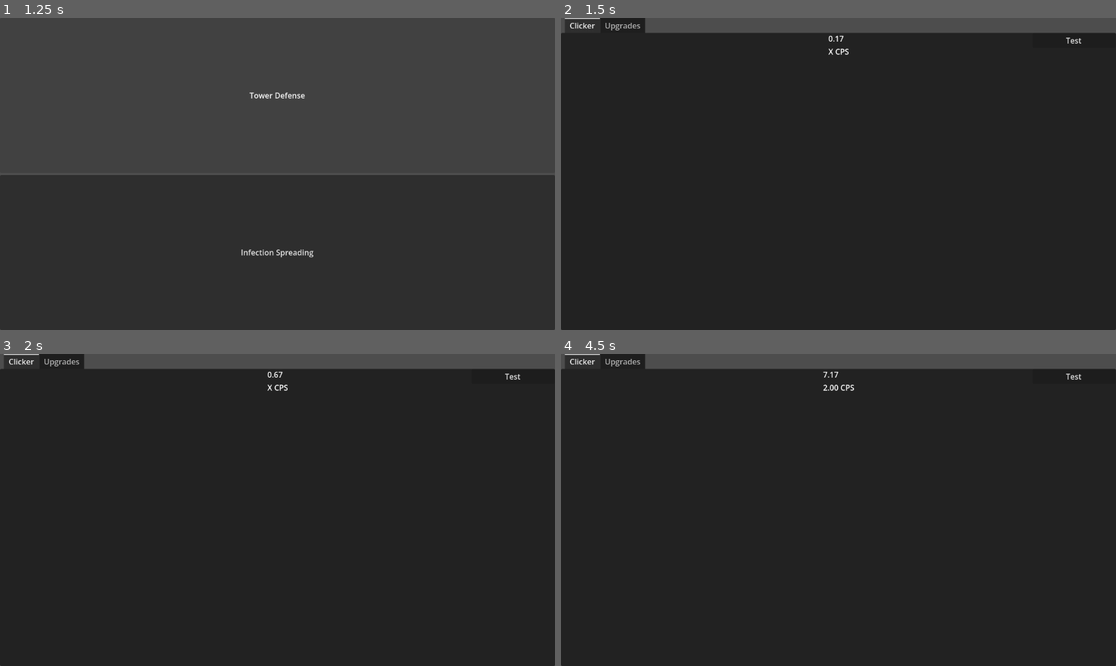
Above: before the commit, frames 1-4 (two rows, left to right).
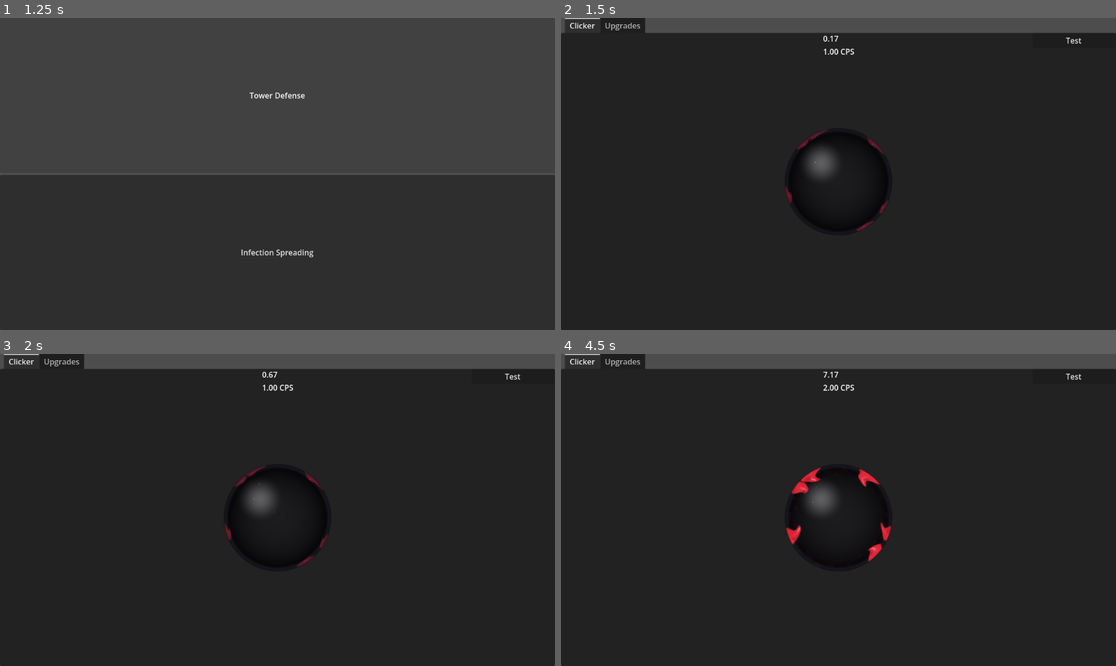
Above: after the commit, the same moments.

Repository: jphulse/591-resource-management
Game: Godot game, scene res://main_menu/main_menu.tscn
Same seed, same stepped clock (60 frames per second), same inputs: the game is played once before the commit and once after it. The project has no main scene, so this scene is started directly.
Inputs (mouse positions are in pixels of both pictures, inside the frame that each line leads up to):
- Up to frame 1 (1.25 s): click "Tower Defense" at 0.5 s
- Up to frame 2 (1.5 s): click "Infection Spreading" at 1.25 s
- Up to frame 3 (2 s): no input
- Up to frame 4 (4.5 s): click "Test" at 2 s; click "Test" at 2.75 s; click "Test" at 3.5 s; move the mouse to (838, 525) at 4.27 s; click (838, 525) at 4.42 s

Frame 1 is identical in both runs. In frame 2, 1.1% of the frame differs, in the area x 40-59%, y 5-69%; in frame 3, 1.1%; in frame 4, 1.3%, in the area x 40-60%, y 36-69%.

Commit message:
Added shader stuff

Diff:
--- a/infection_spreading/clicker/clicker.gd
+++ b/infection_spreading/clicker/clicker.gd
@@ -6,6 +6,11 @@
 #endregion
 
 #region Local fields
+const MANUAL_CPS_WINDOW : float = 1.0
+const VISUAL_CPS_FOR_MAX_INFECTION : float = 10.0
+const VISUAL_RESPONSE_SPEED : float = 4.0
+const INFECTION_SEED_THRESHOLD : float = 0.02
+
 ## The current toal score currently ina  float we may have to find a better way to represent this
 var count : float = 0
 ## Whether or not the click area is active
@@ -20,6 +25,16 @@
 var click_value_per_second : float = 0.0
 ## Number of score gained every second passively
 var passive_clicks_per_second : float = 0.0
+## Rolling history of recent clicks used to drive the infection visuals
+var recent_click_times : Array[float] = []
+var recent_click_amounts : Array[float] = []
+## Smoothed shader parameters so the infection responds fluidly
+var visual_infection_level : float = 0.0
+var visual_pulse_strength : float = 0.0
+## Tracks whether the infection is currently active so we can reroll its pattern
+var infection_is_active : bool = false
+## Random source used to reseed the shader pattern
+var infection_rng : RandomNumberGenerator = RandomNumberGenerator.new()
 #endregion
 
 #region onready vars
@@ -27,6 +42,10 @@
 @onready var total_label : Label = %TotalLabel
 ## The score per second label displays the score per second including clicks over the past second
 @onready var score_per_second : Label = %ScorePerSecond
+## Visual target for the infection shader
+@onready var infection_button : ColorRect = %InfectionButton
+## Collision area used for clicking the button
+@onready var clicker_area : Area2D = %ClickerArea
 #endregion
 
 #region Mouse interactions
@@ -40,10 +59,8 @@
 ## If we were doing a more traditional game we would use _unhandled_input but because this area lives in
 ## a ui scene and we want it to grab the mouse event we use _input
 func _input(event: InputEvent) -> void:
-	if event is InputEventMouseButton  and active and event.is_pressed():
-		count += click_value
-		click_value_per_second += click_value
-		update_score_label()
+	if event is InputEventMouseButton and active and event.is_pressed():
+		_register_click(click_value)
 #endregion
 
 #region Score label updating
@@ -64,6 +81,67 @@
 #endregion
 
 #region Helper methods
+## Keeps the click area centered on top of the button visual
+func _sync_clicker_area() -> void:
+	clicker_area.position = infection_button.position + (infection_button.size * 0.5)
+
+## Records a click for scorekeeping and the rolling infection visual state
+func _register_click(amount : float) -> void:
+	var now : float = Time.get_ticks_msec() / 1000.0
+	count += amount
+	click_value_per_second += amount
+	recent_click_times.append(now)
+	recent_click_amounts.append(amount)
+	update_score_label()
+
+## Removes clicks that have fallen out of the rolling cps window
+func _prune_click_history(now : float) -> void:
+	while recent_click_times.size() > 0 and now - recent_click_times[0] > MANUAL_CPS_WINDOW:
+		recent_click_times.pop_front()
+		recent_click_amounts.pop_front()
+
+## Returns the current manual cps over the rolling window
+func _get_recent_manual_cps(now : float) -> float:
+	_prune_click_history(now)
+	var manual_cps : float = 0.0
+	for amount : float in recent_click_amounts:
+		manual_cps += amount
+	return manual_cps
+
+## Drives the button shader based on recent clicking and passive spread
+func _update_infection_visuals(delta : float) -> void:
+	var material : ShaderMaterial = infection_button.material as ShaderMaterial
+	if material == null:
+		return
+
+	var now : float = Time.get_ticks_msec() / 1000.0
+	var recent_manual_cps : float = _get_recent_manual_cps(now)
+	var total_visual_cps : float = recent_manual_cps + (passive_clicks_per_second * 0.4)
+	var target_infection_level : float = clamp(total_visual_cps / VISUAL_CPS_FOR_MAX_INFECTION, 0.0, 1.0)
+	var target_pulse_strength : float = clamp(recent_manual_cps / (VISUAL_CPS_FOR_MAX_INFECTION * 0.65), 0.0, 1.0)
+	var should_activate_infection : bool = target_infection_level > INFECTION_SEED_THRESHOLD
+
+	if should_activate_infection and not infection_is_active:
+		_randomize_infection_seed(material)
+
+	infection_is_active = should_activate_infection
+
+	visual_infection_level = move_toward(visual_infection_level, target_infection_level, VISUAL_RESPONSE_SPEED * delta)
+	visual_pulse_strength = move_toward(visual_pulse_strength, target_pulse_strength, (VISUAL_RESPONSE_SPEED + 1.5) * delta)
+
+	material.set_shader_parameter("infection_level", visual_infection_level)
+	material.set_shader_parameter("pulse_strength", visual_pulse_strength)
+
+## Gives the shader a fresh seed so tentacles can originate from different regions each activation
+func _randomize_infection_seed(material : ShaderMaterial) -> void:
+	material.set_shader_parameter(
+		"tentacle_seed",
+		Vector2(
+			infection_rng.randf_range(-1000.0, 1000.0),
+			infection_rng.randf_range(-1000.0, 1000.0)
+		)
+	)
+
 ## Updates the passive clicks as needed
 func _update_passive_clicks() -> void:
 	passive_clicks_per_second = 0.0
@@ -80,11 +158,21 @@
 #region Processing
 func _ready() -> void:
 	_update_passive_clicks()
+	update_score_label()
+	update_score_per_second_label()
+	infection_rng.randomize()
+	infection_button.material = infection_button.material.duplicate()
+	_randomize_infection_seed(infection_button.material as ShaderMaterial)
+	_sync_clicker_area()
+	_update_infection_visuals(0.0)
 
-
+func _notification(what: int) -> void:
+	if what == NOTIFICATION_RESIZED and is_node_ready():
+		_sync_clicker_area()
 
 func _process(delta: float) -> void:
 	count += _get_passive_frame_contribution(delta)
 	update_score_label()
+	_update_infection_visuals(delta)
 
 #endregion
--- a/infection_spreading/clicker/clicker.tscn
+++ b/infection_spreading/clicker/clicker.tscn
@@ -2,6 +2,7 @@
 
 [ext_resource type="Script" uid="uid://bhnt3nq04fpt8" path="res://infection_spreading/clicker/clicker.gd" id="1_c8eug"]
 [ext_resource type="Script" uid="uid://bc43eqcwiux3n" path="res://infection_spreading/clicker/passive_clicker.gd" id="2_hy3xo"]
+[ext_resource type="Shader" path="res://infection_spreading/clicker/infection_button.gdshader" id="3_8jdh8"]
 
 [sub_resource type="Resource" id="Resource_m3gyo"]
 script = ExtResource("2_hy3xo")
@@ -10,7 +11,10 @@
 metadata/_custom_type_script = "uid://bc43eqcwiux3n"
 
 [sub_resource type="CircleShape2D" id="CircleShape2D_4aye0"]
-radius = 134.8
+radius = 134.0
+
+[sub_resource type="ShaderMaterial" id="ShaderMaterial_uh1yl"]
+shader = ExtResource("3_8jdh8")
 
 [node name="Clicker" type="Panel" unique_id=1813294204]
 anchors_preset = 15
@@ -24,10 +28,28 @@
 metadata/_tab_index = 0
 
 [node name="ClickerArea" type="Area2D" parent="." unique_id=1181639626]
+unique_name_in_owner = true
 position = Vector2(593, 280)
 
 [node name="CollisionShape2D" type="CollisionShape2D" parent="ClickerArea" unique_id=1425611402]
 shape = SubResource("CircleShape2D_4aye0")
+
+[node name="InfectionButton" type="ColorRect" parent="." unique_id=1019283746]
+unique_name_in_owner = true
+material = SubResource("ShaderMaterial_uh1yl")
+anchors_preset = 8
+anchor_left = 0.5
+anchor_top = 0.5
+anchor_right = 0.5
+anchor_bottom = 0.5
+offset_left = -140.0
+offset_top = -140.0
+offset_right = 140.0
+offset_bottom = 140.0
+grow_horizontal = 2
+grow_vertical = 2
+mouse_filter = 2
+color = Color(1, 1, 1, 1)
 
 [node name="VBoxContainer" type="VBoxContainer" parent="." unique_id=467301559]
 layout_mode = 1
--- /dev/null
+++ b/infection_spreading/clicker/infection_button.gdshader
@@ -0,0 +1,192 @@
+shader_type canvas_item;
+
+uniform float infection_level : hint_range(0.0, 1.0) = 0.0;
+uniform float pulse_strength : hint_range(0.0, 1.0) = 0.0;
+uniform vec2 tentacle_seed = vec2(0.0, 0.0);
+
+uniform vec4 button_color : source_color = vec4(0.01, 0.01, 0.02, 1.0);
+uniform vec4 button_edge_color : source_color = vec4(0.10, 0.10, 0.14, 1.0);
+uniform vec4 star_color : source_color = vec4(0.99, 0.95, 0.82, 1.0);
+uniform vec4 infected_color : source_color = vec4(0.88, 0.08, 0.15, 1.0);
+uniform vec4 infected_soft_color : source_color = vec4(0.96, 0.26, 0.33, 1.0);
+uniform vec4 infected_hot_color : source_color = vec4(1.00, 0.53, 0.58, 1.0);
+uniform vec4 infected_shadow_color : source_color = vec4(0.44, 0.03, 0.08, 1.0);
+uniform vec4 vein_color : source_color = vec4(0.73, 0.11, 0.18, 1.0);
+
+float hash(vec2 p) {
+	return fract(sin(dot(p, vec2(127.1, 311.7))) * 43758.5453123);
+}
+
+float noise(vec2 p) {
+	vec2 i = floor(p);
+	vec2 f = fract(p);
+	vec2 u = f * f * (3.0 - 2.0 * f);
+
+	return mix(
+		mix(hash(i), hash(i + vec2(1.0, 0.0)), u.x),
+		mix(hash(i + vec2(0.0, 1.0)), hash(i + vec2(1.0, 1.0)), u.x),
+		u.y
+	);
+}
+
+float fbm(vec2 p) {
+	float value = 0.0;
+	float amplitude = 0.5;
+
+	for (int i = 0; i < 5; i++) {
+		value += noise(p) * amplitude;
+		p = p * 2.03 + vec2(17.3, 9.2);
+		amplitude *= 0.5;
+	}
+
+	return value;
+}
+
+float wrapped_distance(float a, float b) {
+	float d = abs(a - b);
+	return min(d, 1.0 - d);
+}
+
+void fragment() {
+	vec2 uv = UV;
+	vec2 p = uv - vec2(0.5);
+	float time = TIME;
+	float dist = length(p);
+	float angle = atan(p.y, p.x);
+	float tau = 6.28318530718;
+	float surface_rotation = time * 0.055;
+	float rot_cos = cos(surface_rotation);
+	float rot_sin = sin(surface_rotation);
+	vec2 surface_p = vec2(
+		rot_cos * p.x - rot_sin * p.y,
+		rot_sin * p.x + rot_cos * p.y
+	);
+	vec2 surface_uv = surface_p + vec2(0.5);
+	float surface_angle = atan(surface_p.y, surface_p.x);
+
+	float radius = 0.39;
+	float sdf = dist - radius;
+	float button_mask = 1.0 - smoothstep(0.0, 0.012, sdf);
+	float button_border = smoothstep(-0.035, -0.004, sdf) * button_mask;
+
+	float base_noise = fbm(vec2(surface_angle * 1.35, dist * 6.0) + vec2(time * 0.08, -time * 0.16));
+	float branch_noise = fbm(vec2(cos(surface_angle), sin(surface_angle)) * 5.0 + surface_p * 7.5 + vec2(-time * 0.28, time * 0.22));
+	float fine_noise = fbm(vec2(surface_angle * 4.6, dist * 12.0) + vec2(time * 0.42, -time * 0.30));
+	float pulse = sin(time * (2.2 + pulse_strength * 6.0) + branch_noise * 10.0 + surface_angle * 4.0) * 0.5 + 0.5;
+	float intensity = clamp(infection_level * 0.85 + pulse_strength * 0.35, 0.0, 1.0);
+	float infection_presence = smoothstep(0.015, 0.06, infection_level + pulse_strength * 0.2);
+
+	float spread_progress = pow(clamp(infection_level, 0.0, 1.0), 0.85);
+	float invasion_depth = spread_progress * (0.23 + intensity * 0.06);
+	float radial_variation = (base_noise - 0.5) * (0.035 + intensity * 0.025);
+	float attack_front = radius - invasion_depth + radial_variation;
+
+	float front_shadow = smoothstep(-0.005, 0.001, dist - attack_front) * button_mask * infection_presence;
+	float center_distance = dist / radius;
+	float normalized_angle = (surface_angle + PI) / tau;
+	float tentacles_inside = 0.0;
+	float tentacle_core = 0.0;
+	float tentacle_soft = 0.0;
+	float base_slot_offset = fract(tentacle_seed.x * 0.0137 + tentacle_seed.y * 0.0213);
+	float tentacle_count = 10.0;
+
+	for (int i = 0; i < 10; i++) {
+		float index = float(i);
+		vec2 seed = tentacle_seed + vec2(index * 1.37, index * 2.11);
+		float base_slot = fract((index + 0.5) / tentacle_count + base_slot_offset);
+		float spacing_jitter = mix(-0.110, 0.110, hash(seed + vec2(2.7, 0.4)));
+		float drift_phase = hash(seed + vec2(41.3, 0.6)) * tau;
+		float drift_phase_2 = hash(seed + vec2(44.6, 1.3)) * tau;
+		float drift_speed = mix(0.035, 0.090, hash(seed + vec2(47.2, 2.1)));
+		float drift_speed_2 = mix(0.080, 0.180, hash(seed + vec2(49.9, 3.2)));
+		float drift_amp = mix(0.018, 0.085, hash(seed + vec2(52.4, 4.7)));
+		float drift_amp_2 = mix(0.008, 0.040, hash(seed + vec2(55.1, 5.9)));
+		float root_angle = fract(
+			base_slot +
+			spacing_jitter +
+			sin(time * drift_speed + drift_phase) * drift_amp +
+			sin(time * drift_speed_2 + drift_phase_2) * drift_amp_2
+		);
+		float tentacle_present = step(0.30, hash(seed + vec2(5.4, 0.9)));
+		float depth_rand = hash(seed + vec2(8.8, 1.7));
+		float root_width = mix(0.014, 0.030, hash(seed + vec2(12.2, 2.6)));
+		float tip_width = mix(0.003, 0.008, hash(seed + vec2(15.6, 3.8)));
+		float bend_phase = hash(seed + vec2(18.4, 4.4)) * tau;
+		float bend_phase_2 = hash(seed + vec2(21.7, 5.2)) * tau;
+		float bend_amp = mix(0.010, 0.045, hash(seed + vec2(24.1, 6.3))) * (0.35 + intensity * 0.9);
+		float bend_amp_2 = mix(0.004, 0.018, hash(seed + vec2(27.3, 7.4))) * (0.25 + intensity * 0.7);
+		float bend_freq = mix(1.8, 3.8, hash(seed + vec2(29.5, 8.6)));
+		float bend_freq_2 = mix(4.0, 8.0, hash(seed + vec2(31.9, 9.7)));
+		float bend_speed = mix(-0.9, 1.0, hash(seed + vec2(34.2, 10.4)));
+		float bend_speed_2 = mix(-1.4, 1.4, hash(seed + vec2(37.6, 11.2)));
+		float tip_depth = min(radius - 0.02, 0.010 + invasion_depth * mix(0.75, 1.25, depth_rand));
+		tip_depth *= tentacle_present;
+
+		float progress = clamp((radius - dist) / max(tip_depth, 0.0001), 0.0, 1.0);
+		float radial_mask = smoothstep(radius - tip_depth - 0.006, radius - tip_depth + 0.010, dist) * button_mask;
+		radial_mask *= infection_presence * tentacle_present;
+
+		float curve = sin(progress * bend_freq + time * bend_speed + bend_phase) * bend_amp;
+		curve += sin(progress * bend_freq_2 + time * bend_speed_2 + bend_phase_2) * bend_amp_2;
+		curve *= mix(0.35, 1.0, progress);
+
+		float centerline = fract(root_angle + curve);
+		float width = mix(root_width, tip_width, progress);
+		width *= 1.0 + 0.18 * sin(progress * 6.0 + bend_phase);
+
+		float angle_dist = wrapped_distance(normalized_angle, centerline);
+		float body = (1.0 - smoothstep(width, width + 0.008, angle_dist)) * radial_mask;
+		float soft_body = (1.0 - smoothstep(width * 1.15, width * 1.48, angle_dist)) * radial_mask;
+		float core = (1.0 - smoothstep(width * 0.18, width * 0.46, angle_dist)) * radial_mask;
+
+		tentacles_inside = max(tentacles_inside, body);
+		tentacle_soft = max(tentacle_soft, soft_body * (0.45 + 0.55 * progress));
+		tentacle_core = max(tentacle_core, core * smoothstep(0.08, 1.0, progress));
+	}
+
+	float vein_pattern = abs(sin(surface_angle * 14.0 + time * 1.2 + branch_noise * 4.8) + sin(center_distance * 28.0 - fine_noise * 4.1));
+	float veins = smoothstep(1.30 - intensity * 0.15, 1.70, vein_pattern) * (front_shadow * 0.06 + tentacles_inside * 0.92);
+	float center_pressure = smoothstep(0.08, 0.48, dist) * smoothstep(0.35, 1.0, infection_level) * infection_presence;
+	float hotspot = smoothstep(0.58, 1.0, pulse) * (tentacle_core * 0.85 + center_pressure * 0.22) * infection_presence;
+
+	float sphere_mask = clamp(1.0 - center_distance * center_distance, 0.0, 1.0);
+	float sphere_light = pow(sphere_mask, 0.65);
+	vec2 highlight_offset = p + vec2(0.13, 0.14);
+	float highlight = smoothstep(0.18, 0.0, length(highlight_offset)) * 0.28;
+	float rim_light = pow(clamp(1.0 - sphere_mask, 0.0, 1.0), 1.8) * 0.18;
+
+	vec2 star_grid_a = surface_uv * 34.0;
+	vec2 star_cell_a = floor(star_grid_a);
+	vec2 star_local_a = fract(star_grid_a) - 0.5;
+	float star_pick_a = step(0.985, hash(star_cell_a + vec2(3.7, 9.1)));
+	float star_size_a = mix(0.018, 0.040, hash(star_cell_a + vec2(7.4, 1.8)));
+	float star_a = (1.0 - smoothstep(star_size_a, star_size_a + 0.030, length(star_local_a))) * star_pick_a;
+
+	vec2 star_grid_b = surface_uv * 19.0;
+	vec2 star_cell_b = floor(star_grid_b);
+	vec2 star_local_b = fract(star_grid_b) - 0.5;
+	float star_pick_b = step(0.991, hash(star_cell_b + vec2(12.6, 4.3)));
+	float star_size_b = mix(0.026, 0.060, hash(star_cell_b + vec2(6.2, 14.1)));
+	float star_b = (1.0 - smoothstep(star_size_b, star_size_b + 0.040, length(star_local_b))) * star_pick_b;
+
+	float stars = clamp(star_a * 0.9 + star_b * 1.35, 0.0, 1.0);
+	stars *= sphere_mask * button_mask;
+	float star_twinkle = 0.88 + 0.12 * sin(time * 1.1 + hash(star_cell_a + vec2(1.0, 5.0)) * 21.0 + hash(star_cell_b + vec2(8.0, 2.0)) * 17.0);
+
+	vec3 button_base = mix(button_color.rgb, button_edge_color.rgb, button_border * 0.9);
+	button_base += sphere_light * 0.10;
+	button_base += highlight;
+	button_base -= rim_light * 0.10;
+	button_base += stars * star_color.rgb * (0.38 + sphere_light * 0.30) * star_twinkle;
+
+	vec3 infected_mix = mix(infected_color.rgb, infected_soft_color.rgb, clamp(0.28 + pulse_strength * 0.25 + pulse * 0.18, 0.0, 1.0));
+	vec3 color = button_base;
+	color = mix(color, infected_shadow_color.rgb, clamp(front_shadow * 0.02 + tentacle_soft * 0.60, 0.0, 1.0));
+	color = mix(color, infected_mix, clamp(tentacles_inside * 0.92, 0.0, 1.0));
+	color = mix(color, infected_hot_color.rgb, tentacle_core * (0.42 + pulse * 0.20));
+	color = mix(color, vein_color.rgb, veins * 0.90);
+	color += infected_hot_color.rgb * hotspot * (0.16 + intensity * 0.24);
+	color = mix(color, button_base, 1.0 - infection_presence);
+
+	COLOR = vec4(color, button_mask);
+}
Not shown, added: infection_spreading/clicker/infection_button.gdshader.uid
